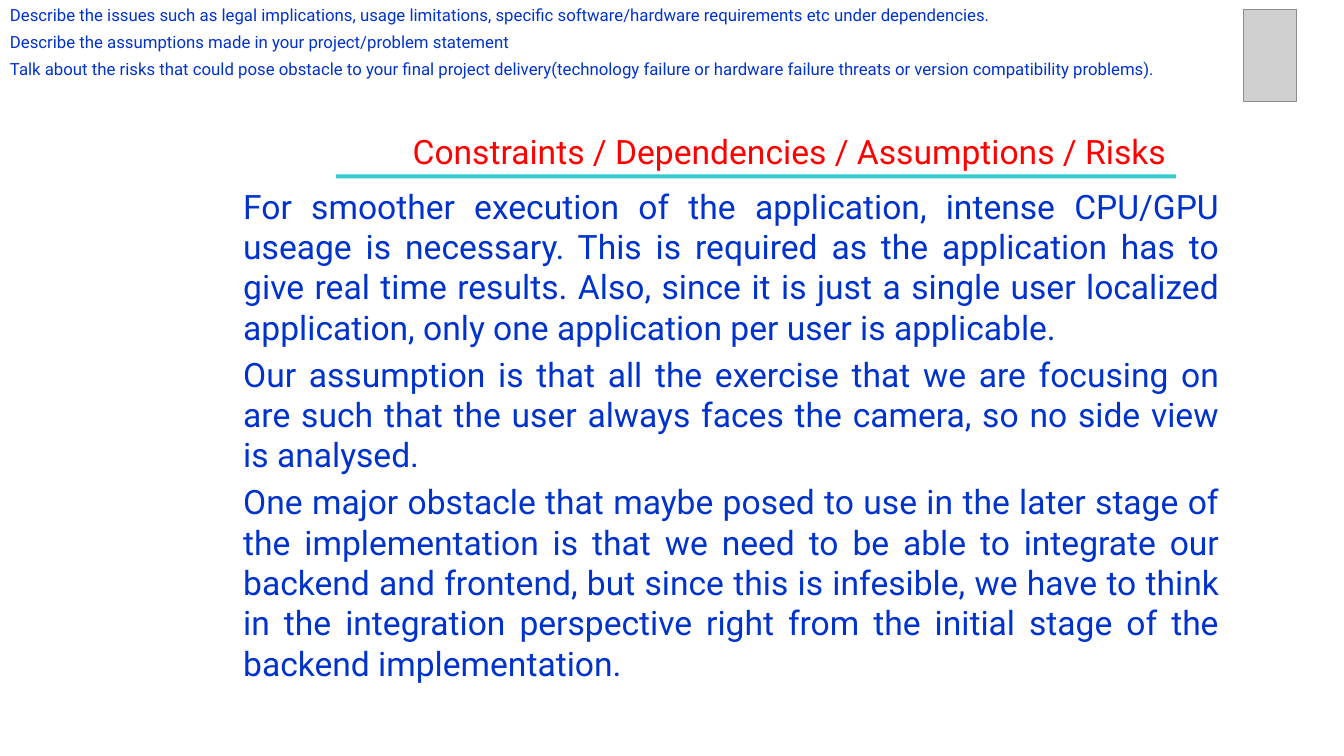
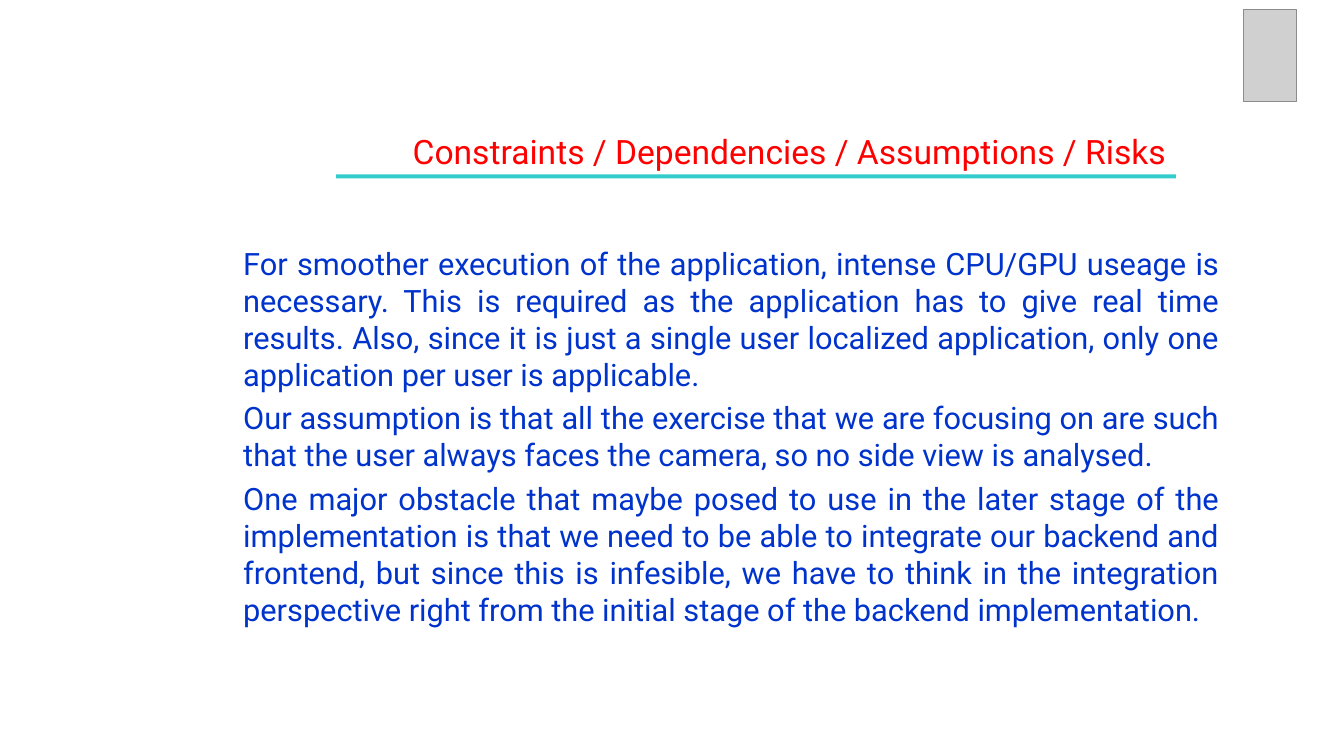
Before and after one commit to VishnuJG/CV-Workout, a slide deck: slide 4 of LiteratureSurvey/UE19CS390A_REVIEW 2.pptx. Drawn at 1344x756 pixels with LibreOffice and Linux fonts; fonts in the diff are those of the drawing; grey boxes stand for pictures. Boxes give left, top, right and bottom in pixels: in the first picture for what was removed or moved away, otherwise in the second. Text is boxed around its words. In the diff, an @@ line names an element or a change of style, - is before the commit and + after.

```diff
--- a/LiteratureSurvey/UE19CS390A_REVIEW 2.pptx
+++ b/LiteratureSurvey/UE19CS390A_REVIEW 2.pptx
@@ text removed at (10, 8, 1153, 79) @@
-Describe the issues such as legal implications, usage limitations, specific software/hardware requirements etc under dependencies.
-Describe the assumptions made in your project/problem statement
-Talk about the risks that could pose obstacle to your final project delivery(technology failure or hardware failure threats or version compatibility problems).
@@ text "For smoother execution of the ..." at (243, 251, 1219, 628): size 24 to 22 pt @@
```
Also in this commit, not shown: 17 other slides changed, 7 slides added, 3 slides removed, 1 other file.
